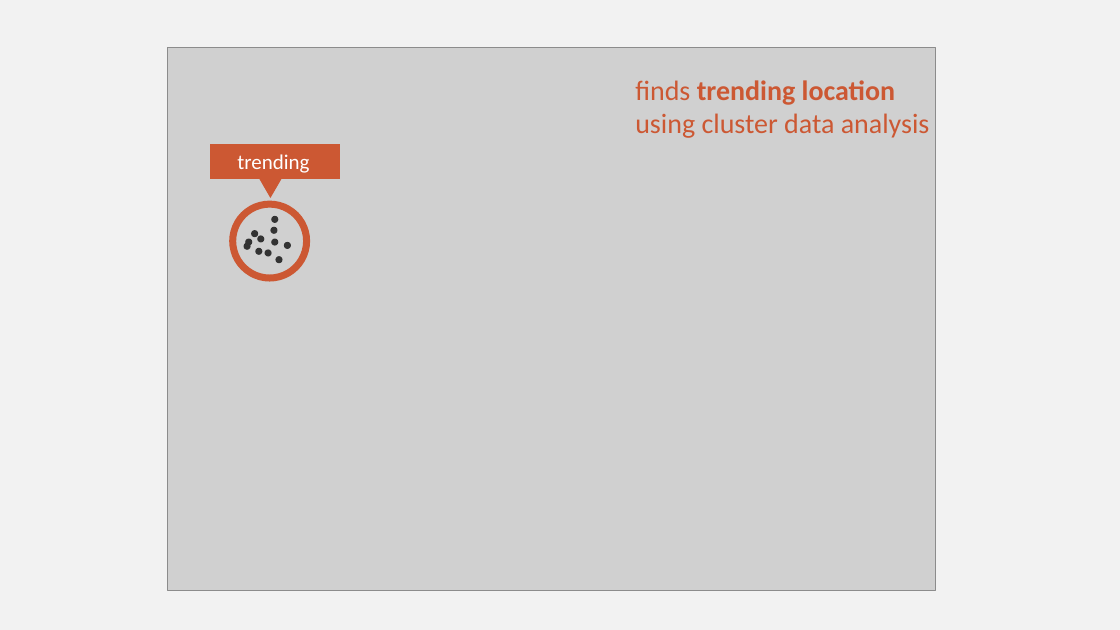
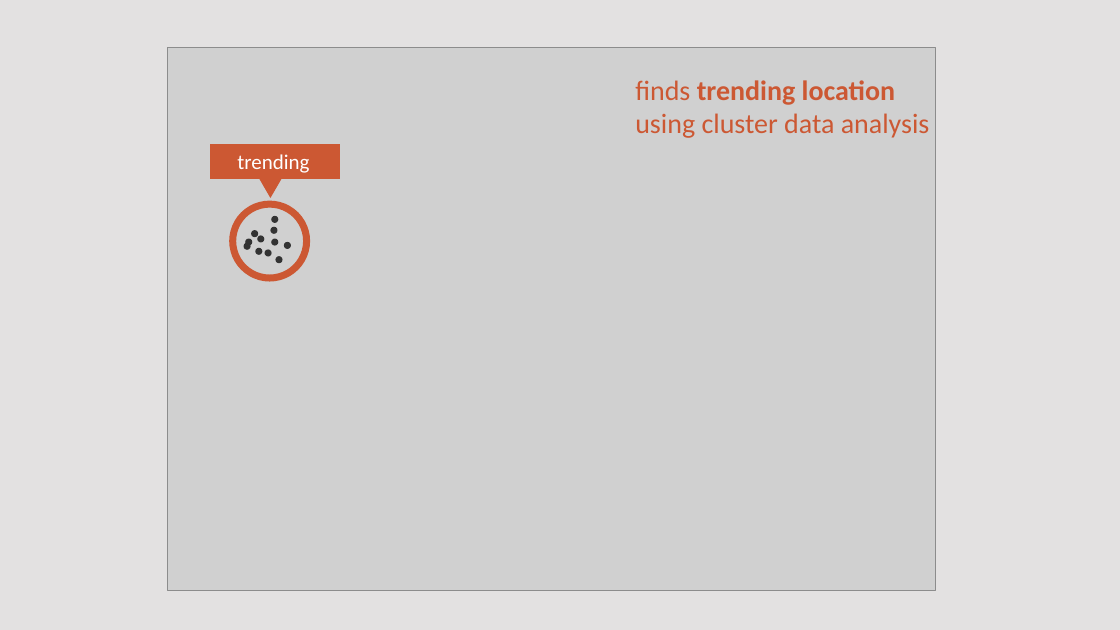
Before and after one commit to coffeelakedev/TourAdvisor, a slide deck: slide 5 of demo/Reveal.pptx (slide 3 before the commit). Drawn at 1120x630 pixels with LibreOffice and Linux fonts; fonts in the diff are those of the drawing; grey boxes stand for pictures. Boxes give left, top, right and bottom in pixels: in the first picture for what was removed or moved away, otherwise in the second. Text is boxed around its words. In the diff, an @@ line names an element or a change of style, - is before the commit and + after.

```diff
--- a/demo/Reveal.pptx
+++ b/demo/Reveal.pptx
@@ background #F2F2F2 to #E3E1E1 @@
```
Also in this commit, not shown: 2 other slides changed, 6 slides added, 4 other files.
